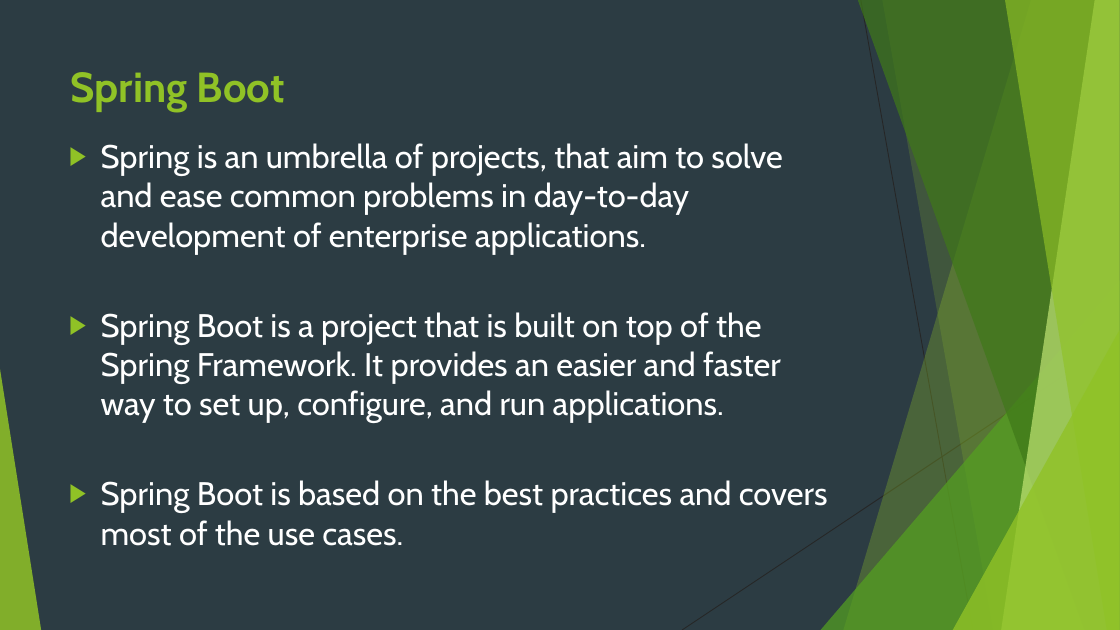
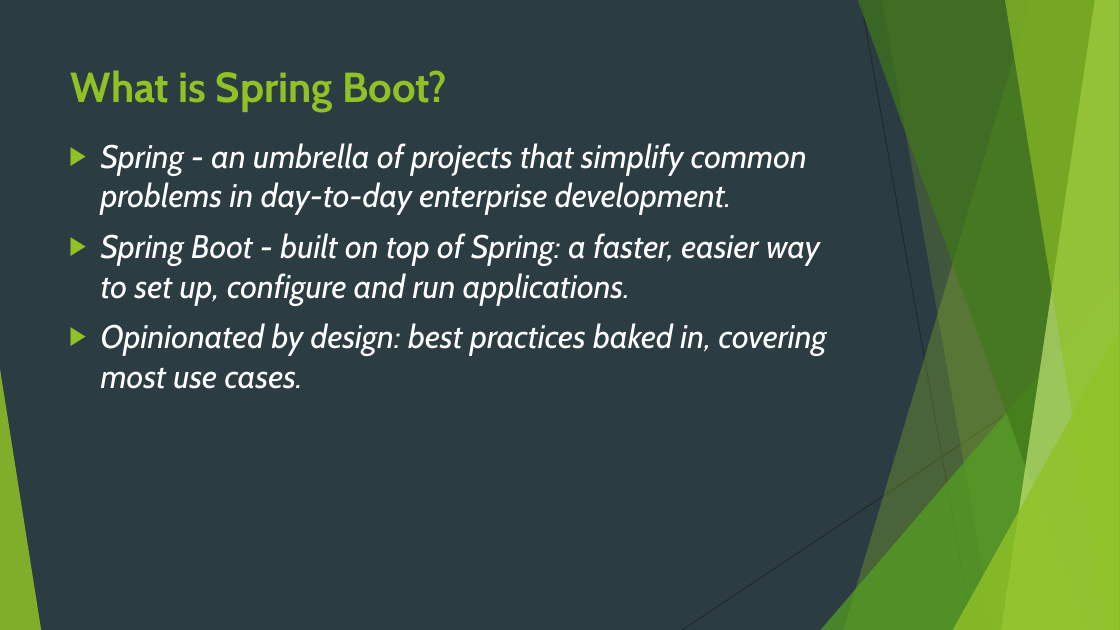
Before and after one commit to idanshal/sb-todo-app-tdp, a slide deck: slide 7 of course_data/presentations/practical_spring_boot_for_tdp.pptx (slide 5 before the commit). Drawn at 1120x630 pixels with LibreOffice and Linux fonts; fonts in the diff are those of the drawing. Boxes give left, top, right and bottom in pixels: in the first picture for what was removed or moved away, otherwise in the second. Text is boxed around its words. In the diff, an @@ line names an element or a change of style, - is before the commit and + after.

```diff
--- a/course_data/presentations/practical_spring_boot_for_tdp.pptx
+++ b/course_data/presentations/practical_spring_boot_for_tdp.pptx
@@ title at box(71, 70, 447, 112): text changed @@
-Spring Boot
+What is Spring Boot?
@@ text at box(101, 143, 827, 389): text changed; italic on @@
-▶ Spring is an umbrella of projects, that aim to solve and ease common problems in day-to-day development of enterprise applications.
-▶ Spring Boot is a project that is built on top of the Spring Framework. It provides an easier and faster way to set up, configure, and run applications.
-▶ Spring Boot is based on the best practices and covers most of the use cases.
+▶ Spring - an umbrella of projects that simplify common problems in day-to-day enterprise development.
+▶ Spring Boot - built on top of Spring: a faster, easier way to set up, configure and run applications.
+▶ Opinionated by design: best practices baked in, covering most use cases.
```
Also in this commit, not shown: 10 other slides changed, 3 slides added, 16 other files.
